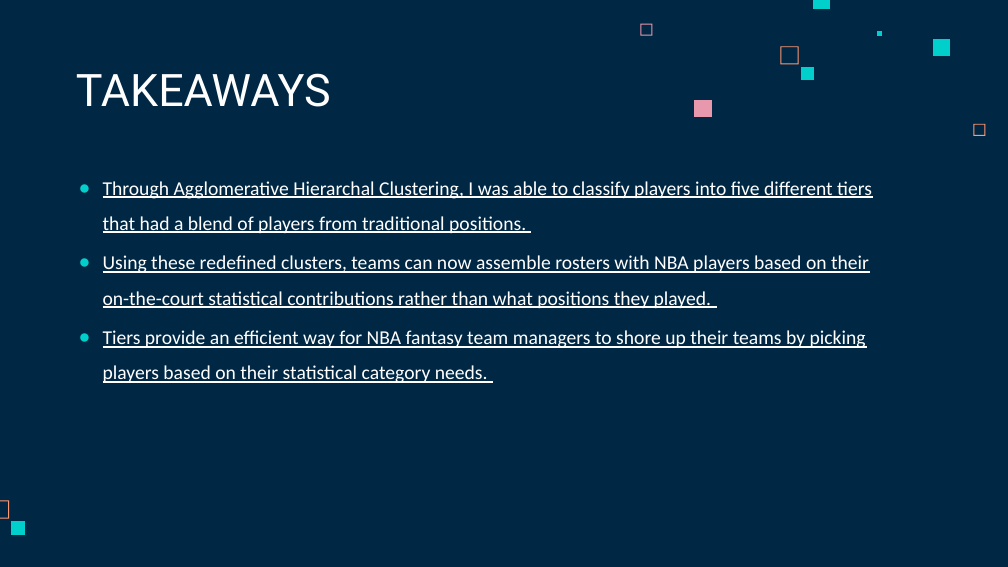
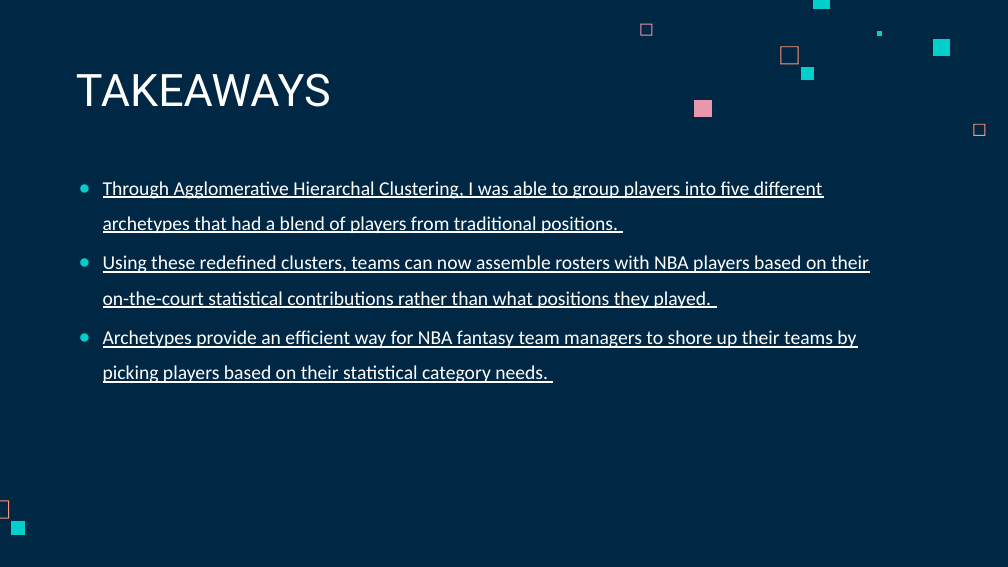
Before and after one commit to chrismle/NBA-Clustering, a slide deck: slide 13 of reports/NBA_Clustering_Presentation.pptx. Drawn at 1008x567 pixels with LibreOffice and Linux fonts; fonts in the diff are those of the drawing. Boxes give left, top, right and bottom in pixels: in the first picture for what was removed or moved away, otherwise in the second. Text is boxed around its words. In the diff, an @@ line names an element or a change of style, - is before the commit and + after.

Commit message:
updated presentation

```diff
--- a/reports/NBA_Clustering_Presentation.pptx
+++ b/reports/NBA_Clustering_Presentation.pptx
@@ text at (103,181,823,233): text changed @@
-● Through Agglomerative Hierarchal Clustering, I was able to classify players into five different tiers that had a blend of players from traditional positions.
+● Through Agglomerative Hierarchal Clustering, I was able to group players into five different archetypes that had a blend of players from traditional positions.
@@ text at (103,330,856,383): text changed @@
-● Tiers provide an efficient way for NBA fantasy team managers to shore up their teams by picking players based on their statistical category needs.
+● Archetypes provide an efficient way for NBA fantasy team managers to shore up their teams by picking players based on their statistical category needs.
```
Also in this commit, not shown: 4 other slides changed, 1 other file.
